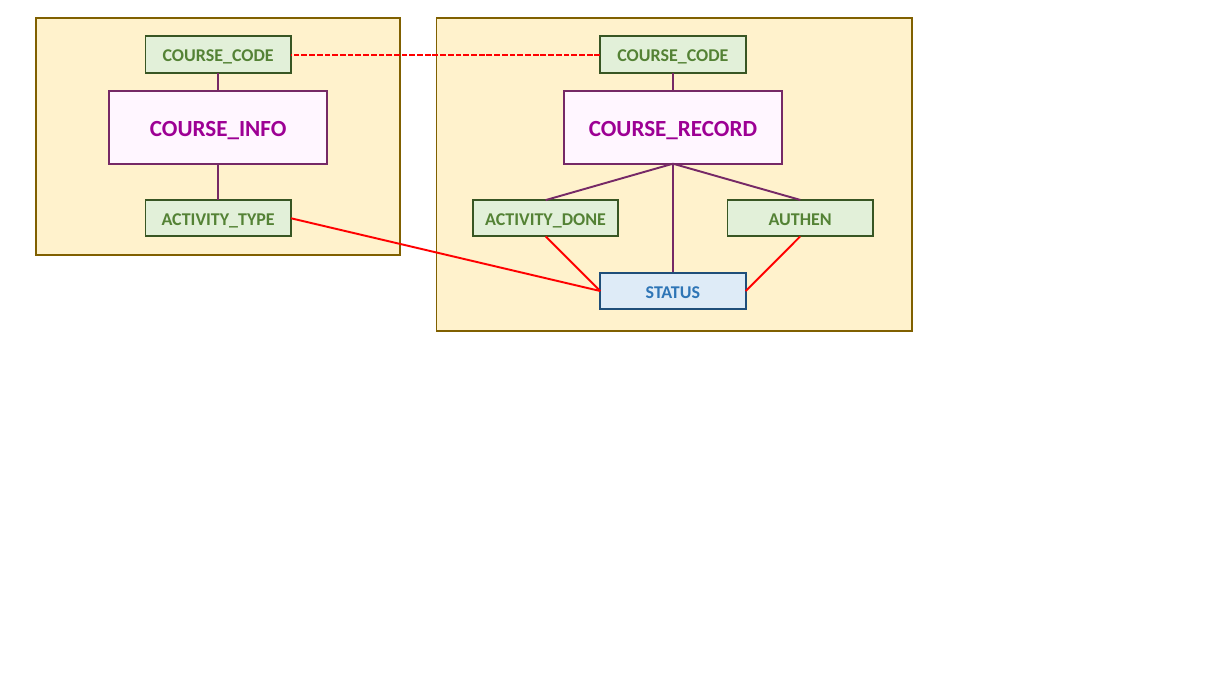
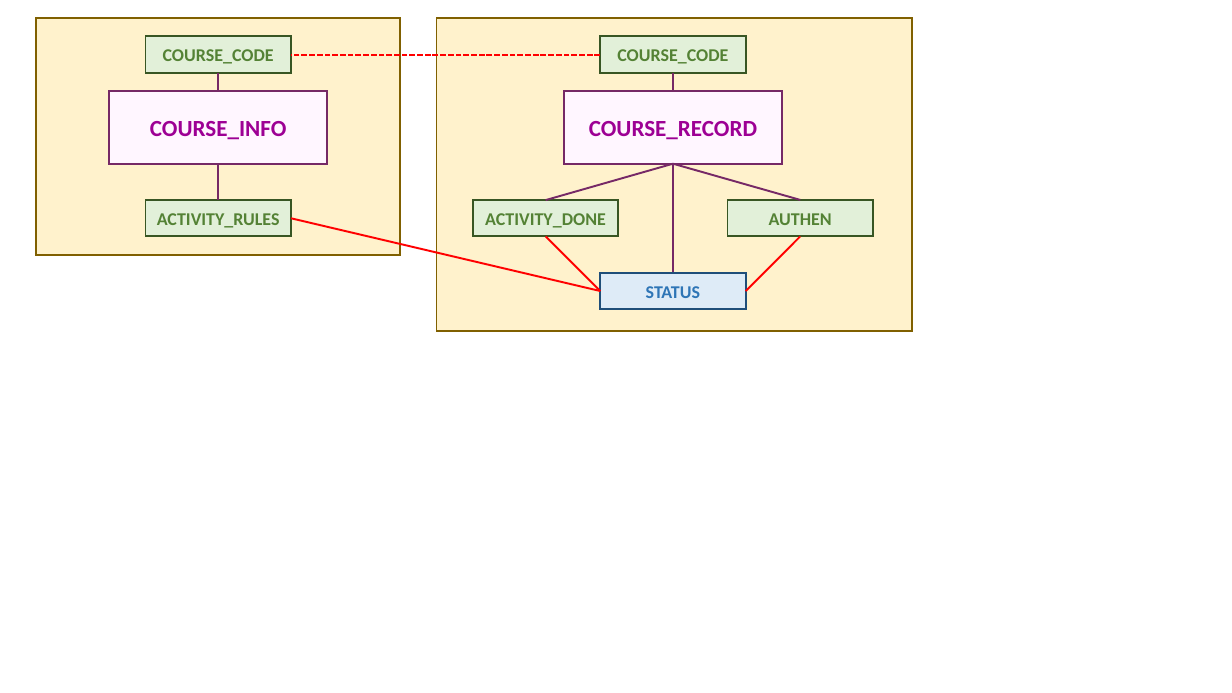
Before and after one commit to qingyu-wang/CUHKSZ-CE, a slide deck: slide 3 of app/static/image/data structure.pptx. Drawn at 1232x693 pixels with LibreOffice and Linux fonts; fonts in the diff are those of the drawing. Boxes give left, top, right and bottom in pixels: in the first picture for what was removed or moved away, otherwise in the second. Text is boxed around its words. In the diff, an @@ line names an element or a change of style, - is before the commit and + after.

```diff
--- a/app/static/image/data structure.pptx
+++ b/app/static/image/data structure.pptx
@@ text in rectangle at (157, 213, 280, 228): text changed @@
-ACTIVITY_TYPE
+ACTIVITY_RULES
```
Also in this commit, not shown: 1 other file.
